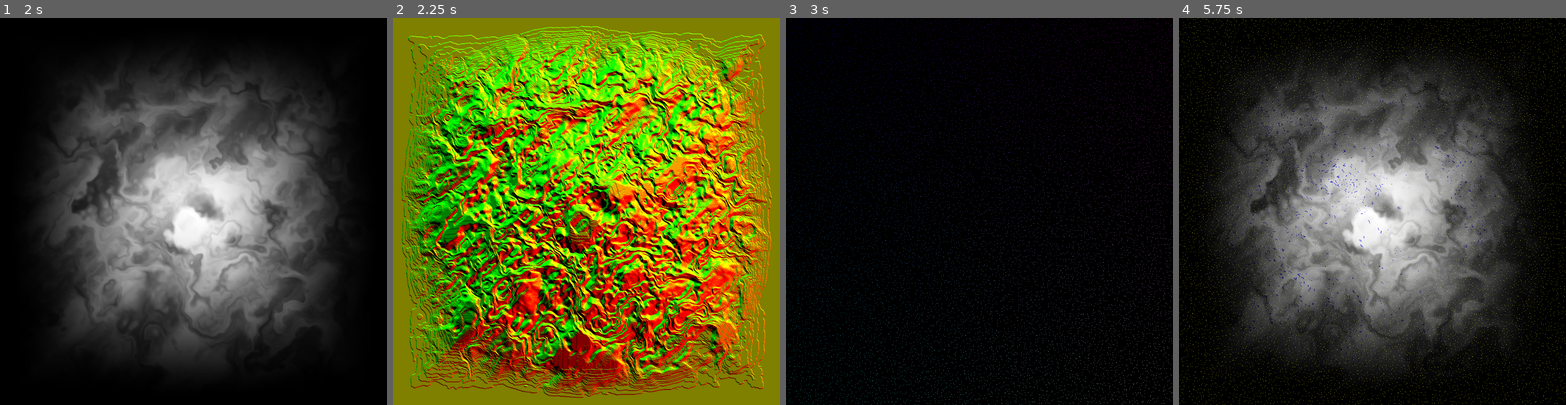
Above: before the commit, frames 1-4 (left to right).
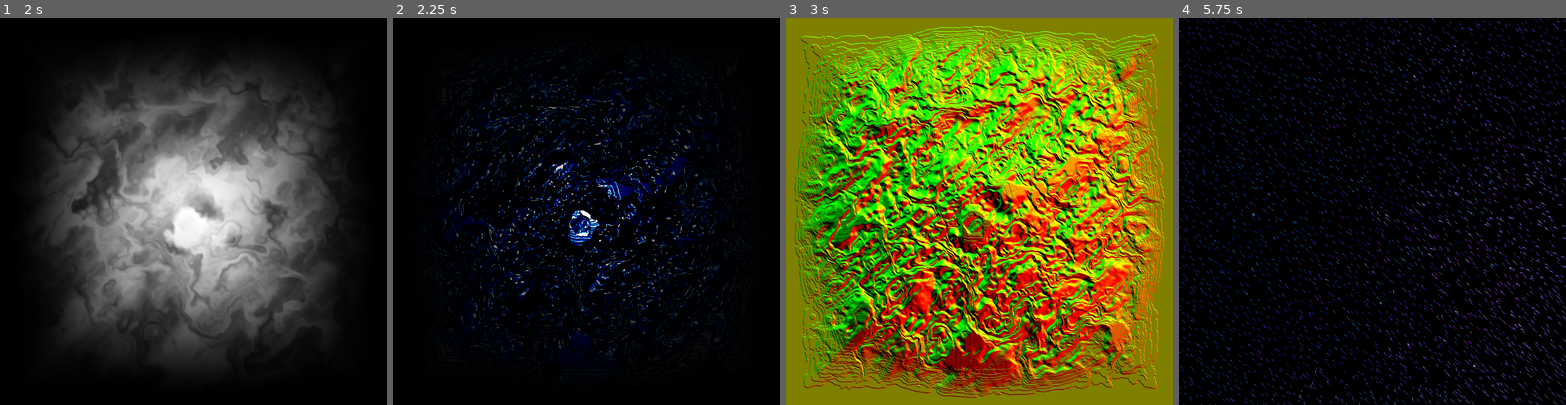
Above: after the commit, the same moments.

Repository: MichaelReel/ShaderChain
Game: Godot game, scene res://compact_scenes/click_advance_01/ClickAdvance.tscn
Same seed, same stepped clock (60 frames per second), same inputs: the game is played once before the commit and once after it. The engine's default icon, where the game draws it, is replaced by a stand-in: a white triangle on a blue panel in a dark square.
Inputs (mouse positions are in pixels of both pictures, inside the frame that each line leads up to):
- Up to frame 1 (2 s): tap Enter at 0.5 s; move the mouse to (278, 192) at 0.52 s; click (278, 192) at 0.67 s; tap Space at 1.25 s; move the mouse to (116, 230) at 1.27 s; click (116, 230) at 1.42 s
- Up to frame 2 (2.25 s): tap Enter at 2 s; move the mouse to (625, 126) at 2.02 s; click (625, 126) at 2.17 s
- Up to frame 3 (3 s): tap Space at 2.75 s; move the mouse to (960, 288) at 2.77 s; click (960, 288) at 2.92 s
- Up to frame 4 (5.75 s): tap Enter at 3.5 s; move the mouse to (1488, 269) at 3.52 s; click (1488, 269) at 3.67 s; move the mouse to (1256, 153) at 4.27 s; click (1256, 153) at 4.42 s; move the mouse to (1391, 211) at 5.02 s; click (1391, 211) at 5.17 s

Frame 1 is identical in both runs. In frame 2, 97% of the frame differs, in the area x 0-100%, y 0-100%; in frame 3, 97%; in frame 4, 54%.

Commit message:
Added some 'pit' analysis

Diff:
--- a/compact_scenes/click_advance_01/ClickAdvance.gd
+++ b/compact_scenes/click_advance_01/ClickAdvance.gd
@@ -8,25 +8,39 @@
 
 onready var shader_path_config : Array = [
 	{"root": $HeightMap/NoiseGeneration, "capture": "noise"},
-	{"root": $HeightMap/EdgeAdjust, "capture": "edge", "texture" : "noise"},
-	{"root": $HeightMap/HeightAdjust, "capture": "height", "texture": "edge"},
-	{"root": $FlowMap, "capture": "flowmap", "texture": "height"},
+	{"root": $HeightMap/EdgeAdjust, "texture" : "noise", "capture": "edge"},
+	{"root": $HeightMap/HeightAdjust, "texture": "edge", "capture": "height"},
+	{
+		"root": $Surfaces/FlatsInit,
+		"shader_textures": {"height_map": "height"},
+		"feedback": 1,
+		"capture": "flatsmap",
+	},
+	{"root": $FlowMap, "texture": "height", "capture": "flowmap"},
 	{"root": $PointsMap, "capture": "points"},
 	{
-		"root": $FlowDrawer/FlowInput,
-		"capture": "flowdraw",
+		"root": $DownFlowDrawer,
 		"texture": "points",
 		"shader_textures": {"flow_map": "flowmap"},
 		"feedback": 1,
+		"capture": "downflowdraw",
 	},
 	{
-		"root": $FlowHeights,
-		"capture": "flowheights",
+		"root": $UpFlowDrawer,
+		"texture": "points",
+		"shader_textures": {"flow_map": "flowmap"},
+		"feedback": 1,
+		"capture": "upflowdraw",
+	},
+	{
+		"root": $FlowPaths,
 		"shader_textures": {
 			"height_map": "height",
-			"flow_map": "flowdraw",
+			"up_flow_map": "upflowdraw",
+			"down_flow_map": "downflowdraw",
 			"point_map": "points",
 		},
+		"capture": "flowpaths",
 	},
 ]
 
@@ -74,15 +88,18 @@
 		repeat_delay_timer.start()
 
 func _on_RepeatDelayTimer_timeout():
-	current_viewport.set_clear_mode(Viewport.CLEAR_MODE_ONLY_NEXT_FRAME)
+	var texture_rect : TextureRect = current_texture_rect
+	var viewport : Viewport = current_viewport
+
+	viewport.set_clear_mode(Viewport.CLEAR_MODE_ONLY_NEXT_FRAME)
 	# Wait until the frame has finished before getting the texture.
 	yield(VisualServer, "frame_post_draw")
 
 	# Retrieve the captured image.
-	var repeat_img = current_viewport.get_texture().get_data()
+	var repeat_img = viewport.get_texture().get_data()
 	var texture = ImageTexture.new()
 	texture.create_from_image(repeat_img)
-	current_texture_rect.texture = texture
+	texture_rect.texture = texture
 
 func _get_captured_texture(var capture_name : String) -> ImageTexture:
 	var capture_img : Image = captures[capture_name]
@@ -93,6 +110,9 @@
 func _process(delta):
 	click_wait -= delta
 	if Input.is_mouse_button_pressed(BUTTON_LEFT) and click_wait <= 0.0:
+		# Don't redraw anything, we're already moving on
+		repeat_delay_timer.stop()
+		# Capture the current viewport and delay lingering clicks
 		print("capturing " + current_root.name)
 		_capture_viewport_image()
 		click_wait = CLICK_SPEED
--- a/compact_scenes/click_advance_01/ClickAdvance.tscn
+++ b/compact_scenes/click_advance_01/ClickAdvance.tscn
@@ -7,9 +7,12 @@
 [ext_resource path="res://compact_scenes/click_advance_01/edge_adjust.gdshader" type="Shader" id=5]
 [ext_resource path="res://compact_scenes/click_advance_01/worleyinit.gdshader" type="Shader" id=6]
 [ext_resource path="res://compact_scenes/click_advance_01/flowmap.gdshader" type="Shader" id=7]
-[ext_resource path="res://compact_scenes/click_advance_01/flow_drawer.gdshader" type="Shader" id=8]
+[ext_resource path="res://compact_scenes/click_advance_01/down_flow_drawer.gdshader" type="Shader" id=8]
 [ext_resource path="res://compact_scenes/click_advance_01/blend_maps.gdshader" type="Shader" id=9]
-[ext_resource path="res://compact_scenes/click_advance_01/flow_heights.gdshader" type="Shader" id=10]
+[ext_resource path="res://compact_scenes/click_advance_01/flow_paths.gdshader" type="Shader" id=10]
+[ext_resource path="res://compact_scenes/click_advance_01/up_flow_drawer.gdshader" type="Shader" id=11]
+[ext_resource path="res://compact_scenes/click_advance_01/flats_init.gdshader" type="Shader" id=12]
+[ext_resource path="res://compact_scenes/click_advance_01/black.png" type="Texture" id=13]
 
 [sub_resource type="ShaderMaterial" id=1]
 shader = ExtResource( 3 )
@@ -25,24 +28,30 @@
 shader_param/min_height = 0.0
 shader_param/max_height = 1.0
 
+[sub_resource type="ShaderMaterial" id=11]
+shader = ExtResource( 12 )
+
 [sub_resource type="ShaderMaterial" id=5]
 shader = ExtResource( 7 )
 
 [sub_resource type="ShaderMaterial" id=4]
 shader = ExtResource( 6 )
-shader_param/grid = 128.0
+shader_param/grid = 64.0
 
 [sub_resource type="ShaderMaterial" id=6]
 shader = ExtResource( 8 )
 shader_param/flow_map = ExtResource( 2 )
 
+[sub_resource type="ShaderMaterial" id=10]
+shader = ExtResource( 11 )
+
+[sub_resource type="ShaderMaterial" id=9]
+shader = ExtResource( 10 )
+
 [sub_resource type="ShaderMaterial" id=8]
 shader = ExtResource( 9 )
 shader_param/blend = 0.5
 
-[sub_resource type="ShaderMaterial" id=9]
-shader = ExtResource( 10 )
-
 [node name="ClickAdvance" type="Node2D"]
 script = ExtResource( 1 )
 
@@ -96,6 +105,24 @@
 texture = ExtResource( 2 )
 stretch_mode = 1
 
+[node name="Surfaces" type="Node2D" parent="."]
+
+[node name="FlatsInit" type="Node2D" parent="Surfaces"]
+
+[node name="Viewport" type="Viewport" parent="Surfaces/FlatsInit"]
+size = Vector2( 1024, 1024 )
+hdr = false
+disable_3d = true
+usage = 0
+render_target_v_flip = true
+
+[node name="TextureRect" type="TextureRect" parent="Surfaces/FlatsInit/Viewport"]
+material = SubResource( 11 )
+anchor_right = 1.0
+anchor_bottom = 1.0
+texture = ExtResource( 13 )
+stretch_mode = 1
+
 [node name="FlowMap" type="Node2D" parent="."]
 
 [node name="Viewport" type="Viewport" parent="FlowMap"]
@@ -128,19 +155,49 @@
 texture = ExtResource( 2 )
 stretch_mode = 1
 
-[node name="FlowDrawer" type="Node2D" parent="."]
-
-[node name="FlowInput" type="Node2D" parent="FlowDrawer"]
-
-[node name="Viewport" type="Viewport" parent="FlowDrawer/FlowInput"]
-size = Vector2( 1024, 1024 )
-hdr = false
-disable_3d = true
-usage = 0
-render_target_v_flip = true
-
-[node name="TextureRect" type="TextureRect" parent="FlowDrawer/FlowInput/Viewport"]
+[node name="DownFlowDrawer" type="Node2D" parent="."]
+
+[node name="Viewport" type="Viewport" parent="DownFlowDrawer"]
+size = Vector2( 1024, 1024 )
+hdr = false
+disable_3d = true
+usage = 0
+render_target_v_flip = true
+
+[node name="TextureRect" type="TextureRect" parent="DownFlowDrawer/Viewport"]
 material = SubResource( 6 )
+anchor_right = 1.0
+anchor_bottom = 1.0
+texture = ExtResource( 2 )
+stretch_mode = 1
+
+[node name="UpFlowDrawer" type="Node2D" parent="."]
+
+[node name="Viewport" type="Viewport" parent="UpFlowDrawer"]
+size = Vector2( 1024, 1024 )
+hdr = false
+disable_3d = true
+usage = 0
+render_target_v_flip = true
+
+[node name="TextureRect" type="TextureRect" parent="UpFlowDrawer/Viewport"]
+material = SubResource( 10 )
+anchor_right = 1.0
+anchor_bottom = 1.0
+texture = ExtResource( 2 )
+stretch_mode = 1
+
+[node name="FlowPaths" type="Node2D" parent="."]
+
+[node name="Viewport" type="Viewport" parent="FlowPaths"]
+size = Vector2( 1024, 1024 )
+hdr = false
+disable_3d = true
+usage = 0
+render_target_v_flip = true
+
+[node name="TextureRect" type="TextureRect" parent="FlowPaths/Viewport"]
+material = SubResource( 9 )
 anchor_right = 1.0
 anchor_bottom = 1.0
 texture = ExtResource( 2 )
@@ -162,22 +219,6 @@
 anchor_bottom = 1.0
 texture = ExtResource( 2 )
 
-[node name="FlowHeights" type="Node2D" parent="."]
-
-[node name="Viewport" type="Viewport" parent="FlowHeights"]
-size = Vector2( 1024, 1024 )
-hdr = false
-disable_3d = true
-usage = 0
-render_target_v_flip = true
-
-[node name="TextureRect" type="TextureRect" parent="FlowHeights/Viewport"]
-material = SubResource( 9 )
-anchor_right = 1.0
-anchor_bottom = 1.0
-texture = ExtResource( 2 )
-stretch_mode = 1
-
 [node name="DisplayTextureRect" type="TextureRect" parent="."]
 anchor_right = 1.0
 anchor_bottom = 1.0
--- /dev/null
+++ b/compact_scenes/click_advance_01/flats.gdshader
@@ -0,0 +1,44 @@
+shader_type canvas_item;
+
+
+uniform sampler2D height_map;
+
+const vec2 dirs[] = {
+	vec2( 1.0,  0.0),  // E
+	vec2( 1.0,  1.0),  // NE
+	vec2( 0.0,  1.0),  // N
+	vec2(-1.0,  1.0),  // NW
+	vec2(-1.0,  0.0),  // W
+	vec2(-1.0, -1.0),  // SW
+	vec2( 0.0, -1.0),  // S
+	vec2( 1.0, -1.0)   // SE
+};
+
+
+vec4 get_neighbour_color(vec2 uv, vec2 sps, sampler2D tex, int dir_i) {
+	vec2 neighbour = uv + dirs[dir_i] * sps;
+	return texture(tex, neighbour);
+}
+
+bool lowest_of_nine(sampler2D tex, vec2 uv, vec2 sps) {
+	float local_red = texture(height_map, uv).r;
+	for (int i = 0; i < dirs.length(); i++){
+		float red = get_neighbour_color(uv, sps, tex, i).r;
+		if (red > local_red) {
+			return false;
+		}
+	}
+	return true;
+}
+
+void fragment() {
+	vec2 uv = UV;
+	vec3 color = vec3(0.0); // texture(height_map, uv).rgb;
+
+
+	if (lowest_of_nine(height_map, uv, SCREEN_PIXEL_SIZE)) {
+		color.b = 1.0;
+	}
+
+	COLOR = vec4(color, 1.0);
+}
--- /dev/null
+++ b/compact_scenes/click_advance_01/flats_init.gdshader
@@ -0,0 +1,126 @@
+shader_type canvas_item;
+
+
+uniform sampler2D height_map;
+
+const vec2 dirs_1[] = {
+	vec2( 1.0,  0.0),  // E
+	vec2( 1.0,  1.0),  // NE
+	vec2( 0.0,  1.0),  // N
+	vec2(-1.0,  1.0),  // NW
+	vec2(-1.0,  0.0),  // W
+	vec2(-1.0, -1.0),  // SW
+	vec2( 0.0, -1.0),  // S
+	vec2( 1.0, -1.0)   // SE
+};
+
+const vec2 dirs_2[] = {
+	vec2( 2.0,  0.0),  // E
+	vec2( 2.0,  1.0),
+	vec2( 2.0,  2.0),  // NE
+	vec2( 1.0,  2.0),
+	vec2( 0.0,  2.0),  // N
+	vec2(-1.0,  2.0),
+	vec2(-2.0,  2.0),  // NW
+	vec2(-2.0,  1.0),
+	vec2(-2.0,  0.0),  // W
+	vec2(-2.0, -1.0),
+	vec2(-2.0, -2.0),  // SW
+	vec2(-1.0, -2.0),
+	vec2( 0.0, -2.0),  // S
+	vec2( 1.0, -2.0),
+	vec2( 2.0, -2.0),  // SE
+	vec2( 2.0, -1.0)
+};
+
+const vec2 dirs_3[] = {
+	vec2( 3.0,  0.0),  // E
+	vec2( 3.0,  1.0),
+	vec2( 3.0,  2.0),
+	vec2( 3.0,  3.0),  // NE
+	vec2( 2.0,  3.0),
+	vec2( 1.0,  3.0),
+	vec2( 0.0,  3.0),  // N
+	vec2(-1.0,  3.0),
+	vec2(-2.0,  3.0),
+	vec2(-3.0,  3.0),  // NW
+	vec2(-3.0,  2.0),
+	vec2(-3.0,  1.0),
+	vec2(-3.0,  0.0),  // W
+	vec2(-3.0, -1.0),
+	vec2(-3.0, -2.0),
+	vec2(-3.0, -3.0),  // SW
+	vec2(-2.0, -3.0),
+	vec2(-1.0, -3.0),
+	vec2( 0.0, -3.0),  // S
+	vec2( 1.0, -3.0),
+	vec2( 2.0, -3.0),
+	vec2( 3.0, -3.0),  // SE
+	vec2( 3.0, -2.0),
+	vec2( 3.0, -1.0)
+};
+
+
+vec4 get_neighbour_color(vec2 uv, vec2 sps, sampler2D tex, vec2 dxy) {
+	vec2 neighbour = uv + dxy * sps;
+	return texture(tex, neighbour);
+}
+
+bool lowest_of_nine(sampler2D tex, vec2 uv, vec2 sps) {
+	float local_red = texture(height_map, uv).r;
+	for (int i = 0; i < dirs_1.length(); i++){
+		float red = get_neighbour_color(uv, sps, tex, dirs_1[i]).r;
+		if (red > local_red) {
+			return false;
+		}
+	}
+	return true;
+}
+
+bool lowest_of_25(sampler2D tex, vec2 uv, vec2 sps) {
+//	if (!lowest_of_nine(tex, uv, sps)) {
+//		return false;
+//	}
+	float local_red = texture(height_map, uv).r;
+	for (int i = 0; i < dirs_2.length(); i++){
+		float red = get_neighbour_color(uv, sps, tex, dirs_2[i]).r;
+		if (red > local_red) {
+			return false;
+		}
+	}
+	return true;
+}
+
+bool lowest_of_49(sampler2D tex, vec2 uv, vec2 sps) {
+//	if (!lowest_of_25(tex, uv, sps)) {
+//		return false;
+//	}
+	float local_red = texture(height_map, uv).r;
+	for (int i = 0; i < dirs_3.length(); i++){
+		float red = get_neighbour_color(uv, sps, tex, dirs_3[i]).r;
+		if (red > local_red) {
+			return false;
+		}
+	}
+	return true;
+}
+
+void fragment() {
+	vec2 uv = UV;
+	float red = 0.0;
+	float green = 0.0;
+	float blue = 0.0;
+	vec3 height_color = texture(height_map, uv).rgb;
+
+	if (lowest_of_nine(height_map, uv, SCREEN_PIXEL_SIZE)) {
+		blue = height_color.b;
+		if (lowest_of_25(height_map, uv, SCREEN_PIXEL_SIZE)) {
+			green = height_color.g;
+			if (lowest_of_49(height_map, uv, SCREEN_PIXEL_SIZE)) {
+				red = height_color.r;
+			}
+		}
+	}
+
+	COLOR = vec4(red, green, blue, 1.0);
+}
--- a/compact_scenes/click_advance_01/flow_heights.gdshader
+++ b/compact_scenes/click_advance_01/flow_heights.gdshader
@@ -8,22 +8,15 @@
 void fragment() {
 	vec2 uv = UV;
 
-	vec4 height_color = texture(height_map, uv);
 	vec4 flow_color = texture(flow_map, uv);
 	vec4 point_color = texture(point_map, uv);
 
 	vec3 result = vec3(0.0);
 	if (point_color.r > 0.0 || point_color.g > 0.0 || point_color.b > 0.0) {
-		result = vec3(1.0, 1.0, height_color.b);
+		result = vec3(1.0, 1.0, 1.0);
 	} else if (flow_color.r > 0.0 || flow_color.g > 0.0 || flow_color.b > 0.0) {
-		result = vec3(0.0, 0.0, height_color.b);
-	} else {
-		result = height_color.rgb;
+		result = vec3(0.0, 0.0, 1.0);
 	}
-
-//	vec3 result = mix(height_color.rgb, vec3(0.0),  step(flow_color.rgb, vec3(0.0)));
-//	vec3 result = height_color.rgb;
-//	vec3 result = smoothstep(height_color.rgb, vec3(0.0),  step(flow_color.rgb, vec3(0.0)));
 
 	COLOR = vec4(result, 1.0);
 }
--- /dev/null
+++ b/compact_scenes/click_advance_01/flow_paths.gdshader
@@ -0,0 +1,28 @@
+shader_type canvas_item;
+
+uniform sampler2D height_map;
+uniform sampler2D down_flow_map;
+uniform sampler2D up_flow_map;
+uniform sampler2D point_map;
+
+void fragment() {
+	vec2 uv = UV;
+
+	float height = texture(height_map, uv).r;
+	vec4 down_flow_color = texture(down_flow_map, uv);
+	vec4 up_flow_color = texture(up_flow_map, uv);
+	vec4 point_color = texture(point_map, uv);
+
+	vec3 result = vec3(0.0);
+	if (point_color.r > 0.0 || point_color.g > 0.0 || point_color.b > 0.0) {
+		result = vec3(0.0, height, 0.0);
+	} else if (down_flow_color.r > 0.0 || down_flow_color.g > 0.0 || down_flow_color.b > 0.0) {
+		result = vec3(0.0, 0.0, height);
+	} else if (up_flow_color.r > 0.0 || up_flow_color.g > 0.0 || up_flow_color.b > 0.0) {
+		result = vec3(0.0, 0.0, height);
+	} else {
+		result = vec3(0.0, height, 0.0);
+	}
+
+	COLOR = vec4(result, 1.0);
+}
--- /dev/null
+++ b/compact_scenes/click_advance_01/up_flow_drawer.gdshader
@@ -0,0 +1,109 @@
+shader_type canvas_item;
+
+
+uniform sampler2D flow_map;
+
+const float TWO_PI = 6.28318530719586;
+const vec2 dirs[] = {
+	vec2( 1.0,  0.0),  // E
+	vec2( 1.0,  1.0),  // NE
+	vec2( 0.0,  1.0),  // N
+	vec2(-1.0,  1.0),  // NW
+	vec2(-1.0,  0.0),  // W
+	vec2(-1.0, -1.0),  // SW
+	vec2( 0.0, -1.0),  // S
+	vec2( 1.0, -1.0)   // SE
+};
+
+int invert_dir(int i) {
+	return (i + 4) % 8;
+}
+
+vec2 get_dir_from_pos(in vec2 pos) {
+	return pos * 2.0 - vec2(1.0);
+}
+
+vec2 get_pos_from_dir(in vec2 dir) {
+	return (dir + vec2(1.0)) / 2.0;
+}
+
+int get_compass_direction(in vec2 v) {
+	float angle = atan(v.y, v.x);
+	int octant = int(round(8.0 * angle / TWO_PI + 8.0)) % 8;
+	return octant;
+}
+
+vec4 get_neighbour_color(vec2 uv, vec2 sps, sampler2D tex, int dir_i) {
+	vec2 neighbour = uv + dirs[dir_i] * sps;
+	return texture(tex, neighbour);
+}
+
+int blue_nearby(vec2 uv, vec2 sps, sampler2D tex) {
+	// Return a vec2 of a nearby blue, combined with it's r and g channels
+	for (int i = 0; i < dirs.length(); i++){
+		float blue = get_neighbour_color(uv, sps, tex, i).b;
+		if (blue >= 1.0) {
+			return i;
+		}
+	}
+	return -1;
+}
+
+int preferred_compass_direction(vec2 uv, sampler2D flow_tex) {
+	vec4 normal = texture(flow_tex, uv);
+	return get_compass_direction(get_dir_from_pos(normal.rg));
+}
+
+int get_flow_ecouragement(int dir_i, vec2 uv, sampler2D flow_tex) {
+	// Encourage the flow to curve with the underlying noise
+	int card = preferred_compass_direction(uv, flow_tex);
+	int simple_diff = card - dir_i;
+	// 4 and -4 are basically equivalent, but that's probably okay ¯\_(ツ)_/¯
+	if (simple_diff > 4) return simple_diff - 8;
+	if (simple_diff < -4) return simple_diff + 8;
+	return simple_diff;
+}
+
+int get_next_flow_dir(int i, vec2 uv, sampler2D flow_tex) {
+	// Favour curving towards the cardinal of UV
+	int dir_diff = get_flow_ecouragement(i, uv, flow_tex);
+
+	if (dir_diff != 0) {
+		int diff = dir_diff / abs(dir_diff);
+		return (i + diff + 8) % 8;
+	}
+
+	// Don't curve
+	return i;
+}
+
+vec4 get_flow_into_this_pixel(sampler2D worley_map, sampler2D flows, vec2 uv, vec2 scs) {
+	vec4 worley_color = texture(worley_map, uv);
+	vec4 flow_color = texture(flows, uv);
+
+	int nearby_blue = blue_nearby(uv, scs, worley_map);
+	if (nearby_blue >= 0 && worley_color.b < 0.5) {
+		vec2 rg = get_neighbour_color(uv, scs, worley_map, nearby_blue).rg;
+		vec2 flow_dir = get_dir_from_pos(rg);
+		int compass_dir = get_compass_direction(flow_dir);
+		if (nearby_blue == compass_dir){
+
+//			// Set the new compass direction by curving on the flow map
+//			int new_dir = get_next_flow_dir(compass_dir, uv, flows);
+//			vec2 compass_rg = get_pos_from_dir(dirs[new_dir]);
+
+			vec2 compass_rg = mix(rg, flow_color.rg, 0.5);
+			worley_color = vec4(compass_rg, 1.0, 1.0);
+		}
+	}
+	return worley_color;
+}
+
+
+void fragment() {
+	vec2 uv = UV;
+
+	vec4 worley_color = get_flow_into_this_pixel(TEXTURE, flow_map, UV, SCREEN_PIXEL_SIZE);
+
+	COLOR = worley_color;
+}
Not shown: 1 places in compact_scenes/click_advance_01/ClickAdvance.tscn that only renumber resources
Binary file added: compact_scenes/click_advance_01/black.png
Not shown, added: compact_scenes/click_advance_01/black.png.import
Renamed: compact_scenes/click_advance_01/flow_drawer.gdshader -> compact_scenes/click_advance_01/down_flow_drawer.gdshader
